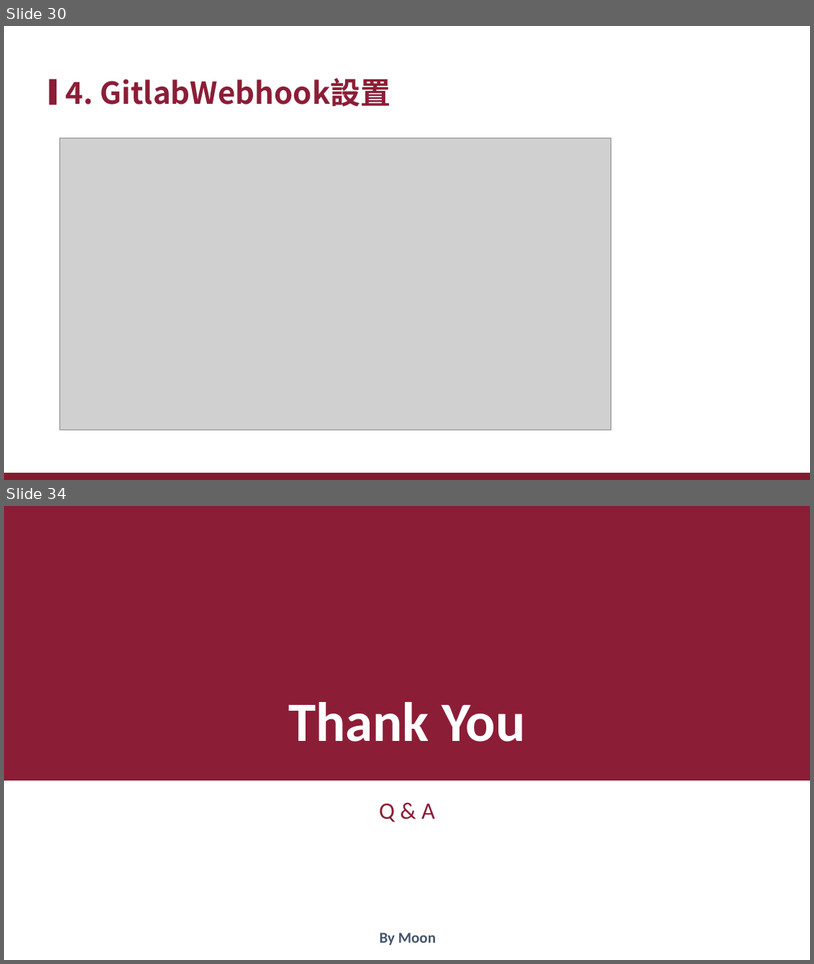
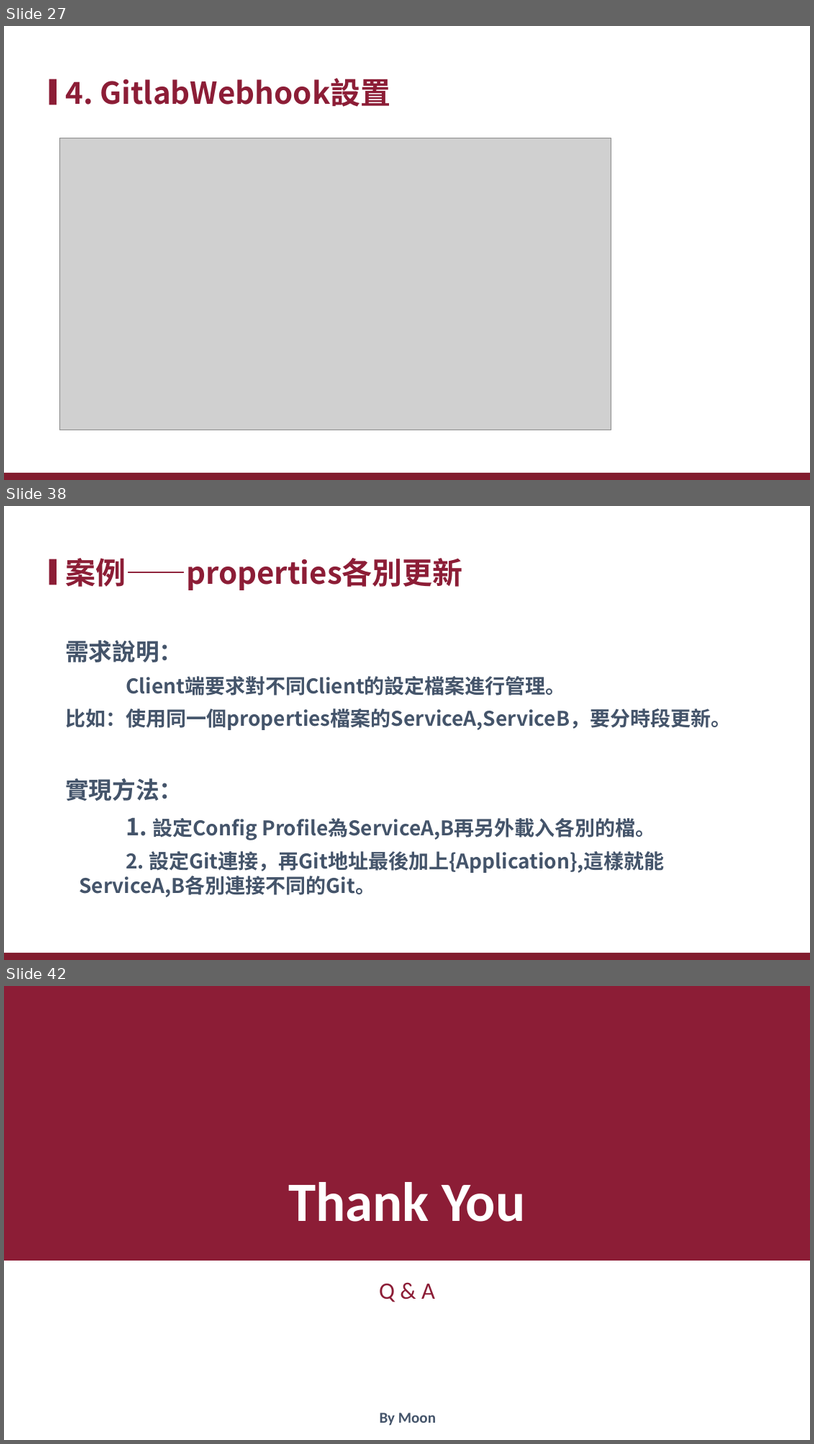
Before and after one commit to xiauchen/4__ConfigAndConsul, a slide deck: 空白PPT.pptx. Shown one above the other, each under a label of ours: slides 30 and 34 before the commit, slides 27, 38 and 42 after it; the slides between them are not shown. The pictures are 814x964 and 814x1444 pixels, drawn with LibreOffice and Linux fonts; fonts in the diff are those of the drawing; grey boxes stand for pictures; background and template pictures are left out. Boxes give left, top, right and bottom in pixels: in the first picture for what was removed or moved away, otherwise in the second. Text is boxed around its words. In the diff, an @@ line names an element or a change of style, - is before the commit and + after.

```diff
--- a/空白PPT.pptx
+++ b/空白PPT.pptx
@@ slide 38 added at bbox=[4, 506, 810, 960], background #FFFFFF; not listed: 2 template elements that a slide beside it also shows @@
@@ title added at bbox=[65, 558, 463, 590], 36 pt, text #8C1D36, bold @@
+案例——properties各別更新
@@ text added at bbox=[65, 640, 731, 897], 24 pt, text #44546A, bold @@
+需求說明：
+Client端要求對不同Client的設定檔案進行管理。
+比如：使用同一個properties檔案的ServiceA,ServiceB，要分時段更新。
+實現方法：
+1. 設定Config Profile為ServiceA,B再另外載入各別的檔。
+2. 設定Git連接，再Git地址最後加上{Application},這樣就能 ServiceA,B各別連接不同的Git。
@@ what was slide 30 is now slide 27 @@
@@ what was slide 34 is now slide 42 @@
```
Also in this commit, not shown: 2 slides changed, 13 other slides added, 6 slides removed, 55 other files.
